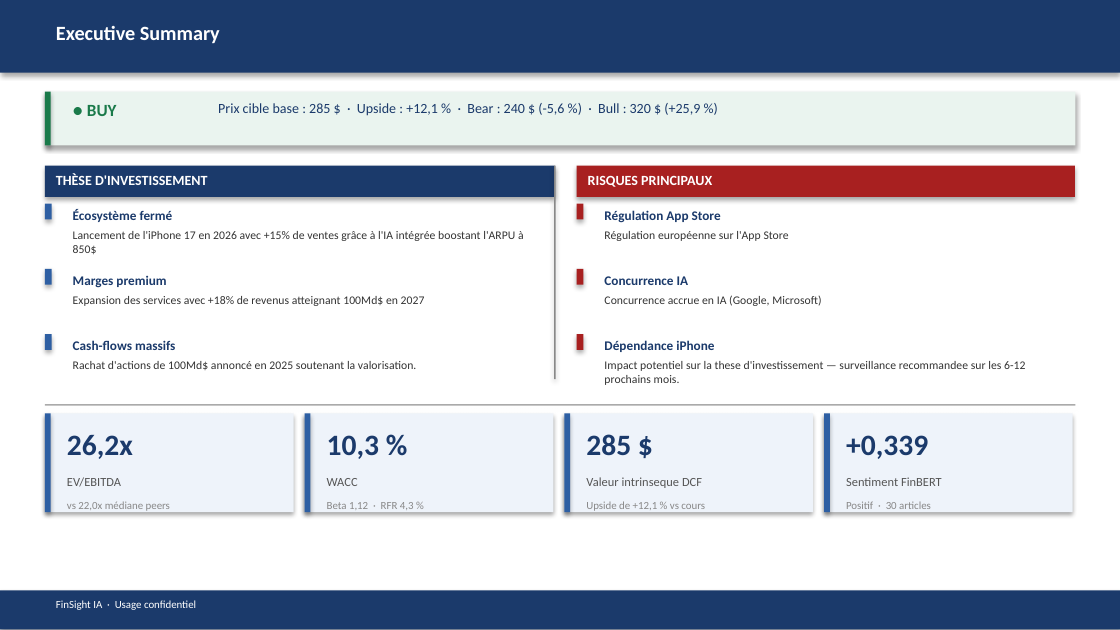
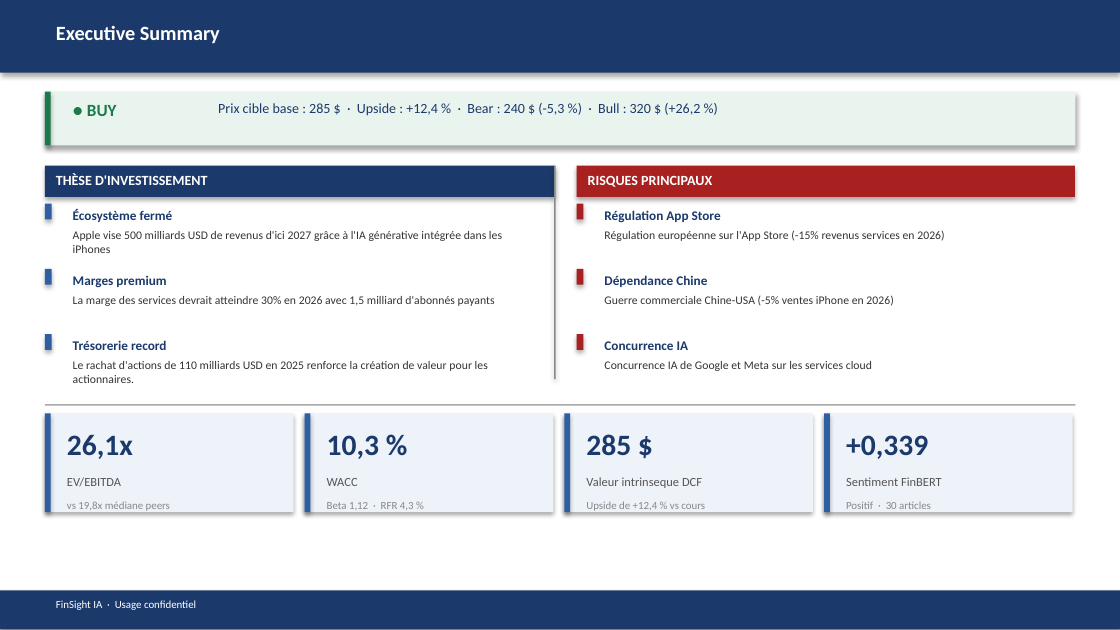
Before and after one commit to baptistejeh07-art/finsight-ia, a slide deck: slide 2 of preview/AAPL/AAPL_pitchbook.pptx. Drawn at 1120x630 pixels with LibreOffice and Linux fonts; fonts in the diff are those of the drawing. Boxes give left, top, right and bottom in pixels: in the first picture for what was removed or moved away, otherwise in the second. Text is boxed around its words. In the diff, an @@ line names an element or a change of style, - is before the commit and + after.

```diff
--- a/preview/AAPL/AAPL_pitchbook.pptx
+++ b/preview/AAPL/AAPL_pitchbook.pptx
@@ text at (x1=218, y1=103, x2=700, y2=116): text changed @@
-Prix cible base : 285 $ · Upside : +12,1 % · Bear : 240 $ (-5,6 %) · Bull : 320 $ (+25,9 %)
+Prix cible base : 285 $ · Upside : +12,4 % · Bear : 240 $ (-5,3 %) · Bull : 320 $ (+26,2 %)
@@ text at (x1=73, y1=231, x2=502, y2=253): text changed @@
-Lancement de l'iPhone 17 en 2026 avec +15% de ventes grâce à l'IA intégrée boostant l'ARPU à 850$
+Apple vise 500 milliards USD de revenus d'ici 2027 grâce à l'IA générative intégrée dans les iPhones
@@ text at (x1=604, y1=230, x2=944, y2=241): text changed @@
-Régulation européenne sur l'App Store
+Régulation européenne sur l'App Store (-15% revenus services en 2026)
@@ text at (x1=73, y1=296, x2=495, y2=306): text changed @@
-Expansion des services avec +18% de revenus atteignant 100Md$ en 2027
+La marge des services devrait atteindre 30% en 2026 avec 1,5 milliard d'abonnés payants
@@ text at (x1=604, y1=295, x2=893, y2=306): text changed @@
-Concurrence accrue en IA (Google, Microsoft)
+Guerre commerciale Chine-USA (-5% ventes iPhone en 2026)
@@ text at (x1=604, y1=275, x2=707, y2=287): text changed @@
-Dépendance iPhone
+Dépendance Chine
@@ text at (x1=73, y1=340, x2=166, y2=350): text changed @@
-Cash-flows massifs
+Trésorerie record
@@ text "Concurrence IA" moved from (x1=604, y1=276, x2=689, y2=285) to (x1=604, y1=341, x2=689, y2=350) @@
@@ text at (x1=73, y1=361, x2=488, y2=383): text changed @@
-Rachat d'actions de 100Md$ annoncé en 2025 soutenant la valorisation.
+Le rachat d'actions de 110 milliards USD en 2025 renforce la création de valeur pour les actionnaires.
@@ text at (x1=604, y1=361, x2=872, y2=371): text changed @@
-Impact potentiel sur la these d'investissement — surveillance recommandee sur les 6-12 prochains mois.
+Concurrence IA de Google et Meta sur les services cloud
@@ text at (x1=67, y1=435, x2=133, y2=459): text changed @@
-26,2x
+26,1x
@@ text at (x1=67, y1=501, x2=170, y2=511): text changed @@
-vs 22,0x médiane peers
+vs 19,8x médiane peers
@@ text at (x1=586, y1=501, x2=705, y2=511): text changed @@
-Upside de +12,1 % vs cours
+Upside de +12,4 % vs cours
```
Also in this commit, not shown: 14 other slides changed, 6 other files.
